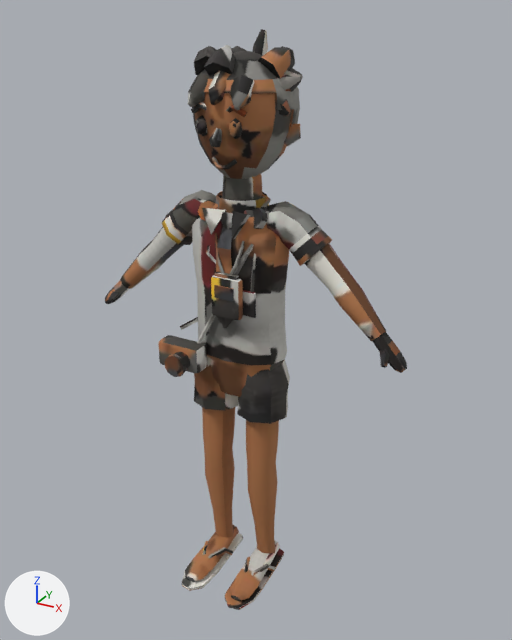
A saved change to the glTF model nostalgia/assets3d/kid_chinnu.glb.
One viewpoint serves both versions: a 50 mm camera at (4.25, -7.31, 7.63) aimed at (0.14, 0.14, 3.9). The lights are fixed; the arrows at lower left show +X, +Y and +Z. The older version comes first. Vertices at exactly the same position are counted once.

The first picture shows 'kid_chinnu'.
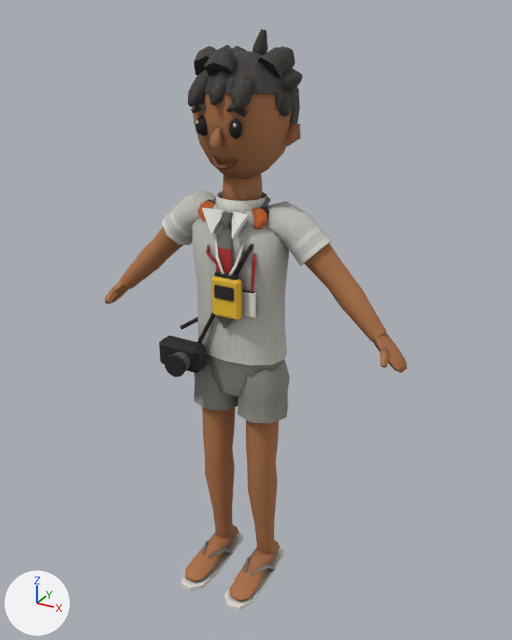
Changed parts and their boxes (x1, y1, x2, y2) in the pictures (512 x 640 px; the box of a moved part takes in the faces that stretch with it):
'kid_chinnu', reshaped
    before: (105, 29, 407, 610)
    after: (105, 29, 407, 611)
part 1 of me_kid_chinnu, rebuilt
    before: (182, 533, 243, 591)
    after: (181, 532, 243, 591)
part 2 of me_kid_chinnu, rebuilt
    before: (225, 548, 284, 610)
    after: (224, 548, 284, 611)
part 3 of me_kid_chinnu, cut back
    before: (158, 233, 245, 373)
    after: (215, 233, 245, 275)
part 4 of me_kid_chinnu, moved or reshaped
    before: (202, 541, 275, 576)
    after: (203, 541, 275, 576)
part 5 of me_kid_chinnu, surface changed
    both: (105, 29, 407, 601)

What changed in the scene script:
```text
Change me_kid_chinnu:
    used by ob_kid_chinnu; location = (0.0, 0.0, 0.0)
    remove me_kid_chinnu.from_pydata(...)  # 2204 vertices, 4098 faces; spans x -2.23..2.23, y -0.98..0.91, z 0.0..7.41
    add me_kid_chinnu.from_pydata(...)  # 1938 vertices, 3540 faces; spans x -2.23..2.23, y -0.98..0.91, z 0.0..7.41
    me_kid_chinnu part 1: the loose piece of 102 vertices spanning x -0.58..-0.15, y -0.98..0.4, z 0.0..0.07 is rebuilt with 22 vertices and now spans x -0.58..-0.15, y -0.98..0.4, z 0.0..0.07
    me_kid_chinnu part 2: the loose piece of 102 vertices spanning x 0.15..0.58, y -0.98..0.4, z 0.0..0.07 is rebuilt with 22 vertices and now spans x 0.15..0.58, y -0.98..0.4, z 0.0..0.07
    me_kid_chinnu part 3: 17 vertices moved from x -0.21..0.26, y -0.49..0.19, z 4.68..5.54 to x -0.21..0.26, y -0.49..0.2, z 4.67..5.54; 82 vertices removed from x -0.9..0.27, y -0.6..0.22, z 3.33..5.53; 8 vertices added at x -0.23..0.24, y -0.49..0.22, z 4.69..5.52
    me_kid_chinnu part 4: 4 vertices moved within x -0.39..0.39, y -0.64..-0.6, z 0.04..0.1; 60 vertices removed from x -0.59..0.59, y -0.64..-0.05, z 0.04..0.23; 28 vertices added at x -0.57..0.57, y -0.64..-0.06, z 0.04..0.23
    me_kid_chinnu part 5: 3171 kept faces spanning x -2.23..2.23, y -0.87..0.91, z 0.06..7.41 get new texture (UV) coordinates
```
